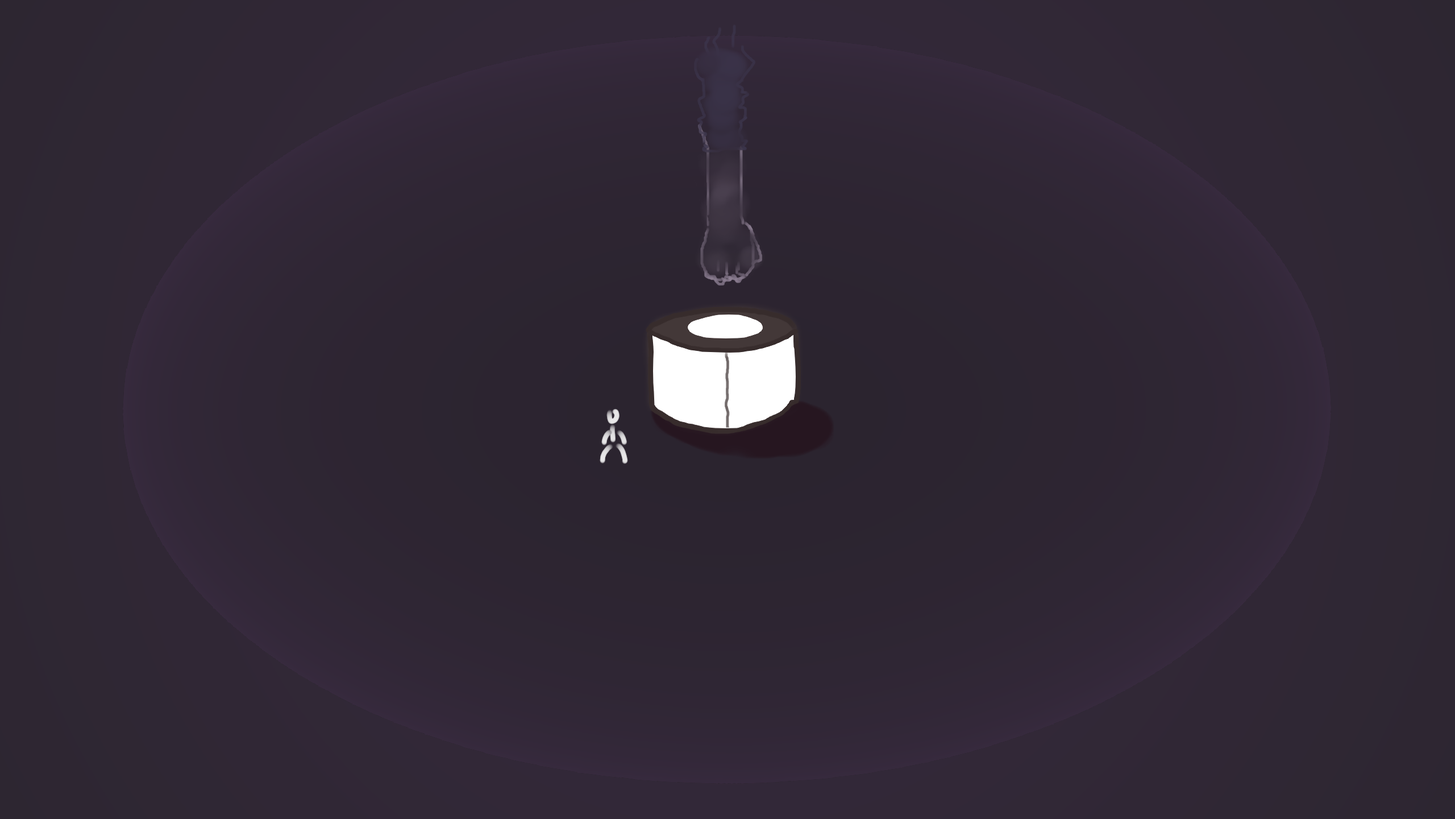
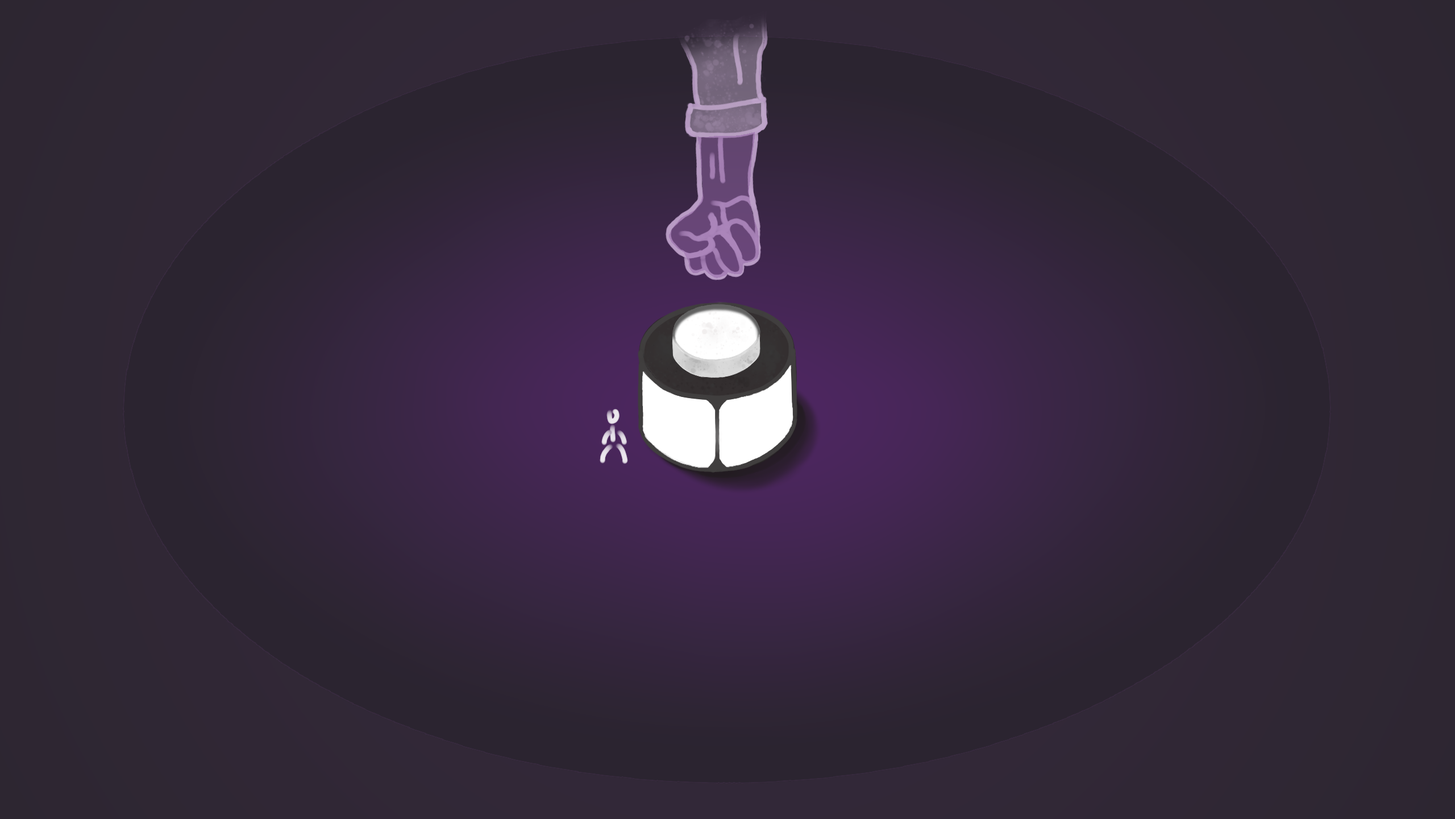
Layers edited between the first and the second 1455px x 819px image:
pixels changed over (123, 14, 1331, 783) (layer not identified)
